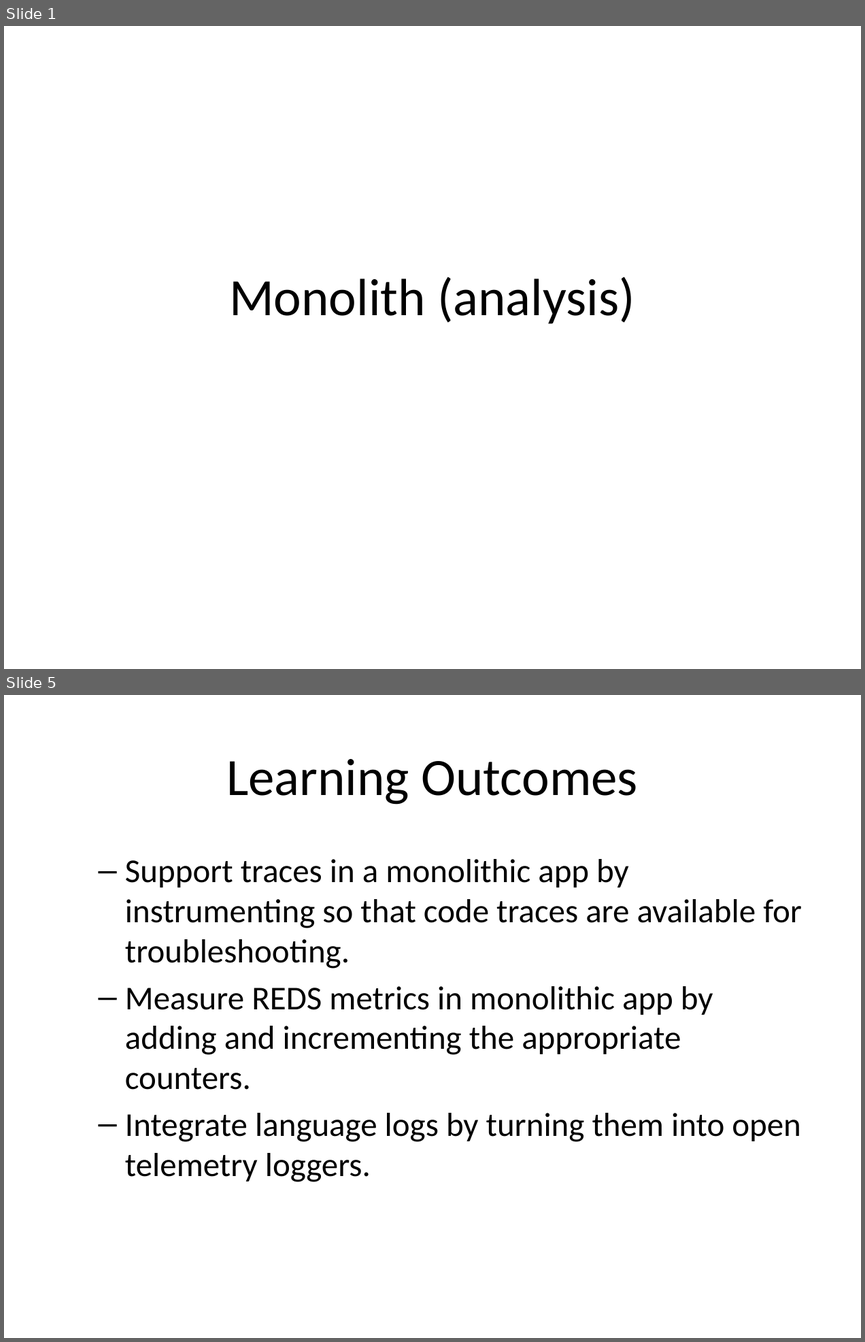
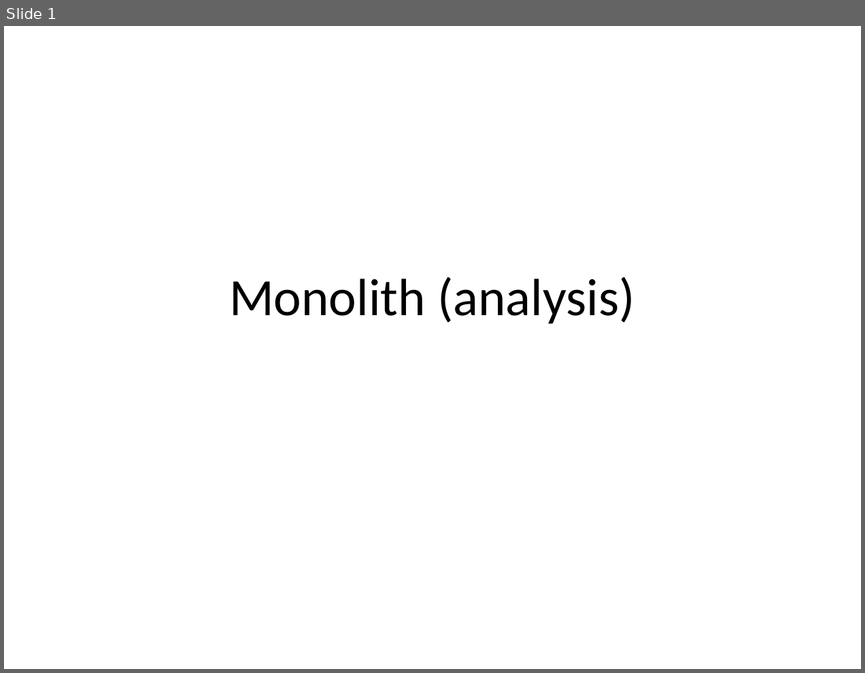
Before and after one commit to rhildred/INFO8985, a slide deck: monolith_analysis/slides.pptx. Shown one above the other, each under a label of ours: slides 1 and 5 before the commit, slide 1 after it; the slides between them are not shown. The pictures are 865x1342 and 865x673 pixels, drawn with LibreOffice and Linux fonts; fonts in the diff are those of the drawing. Boxes give left, top, right and bottom in pixels: in the first picture for what was removed or moved away, otherwise in the second. Text is boxed around its words. In the diff, an @@ line names an element or a change of style, - is before the commit and + after.

```diff
--- a/monolith_analysis/slides.pptx
+++ b/monolith_analysis/slides.pptx
@@ slide 5 removed at [4, 695, 861, 1338], background #FFFFFF @@
@@ title removed at [226, 759, 638, 804] @@
-Learning Outcomes
@@ text removed at [125, 859, 802, 1182] @@
-  – Support traces in a monolithic app by instrumenting so that code traces are available for troubleshooting.
-  – Measure REDS metrics in monolithic app by adding and incrementing the appropriate counters.
-  – Integrate language logs by turning them into open telemetry loggers.
```
Also in this commit, not shown: 1 slide changed, 6 slides added, 2 other slides removed, 16 other files.
